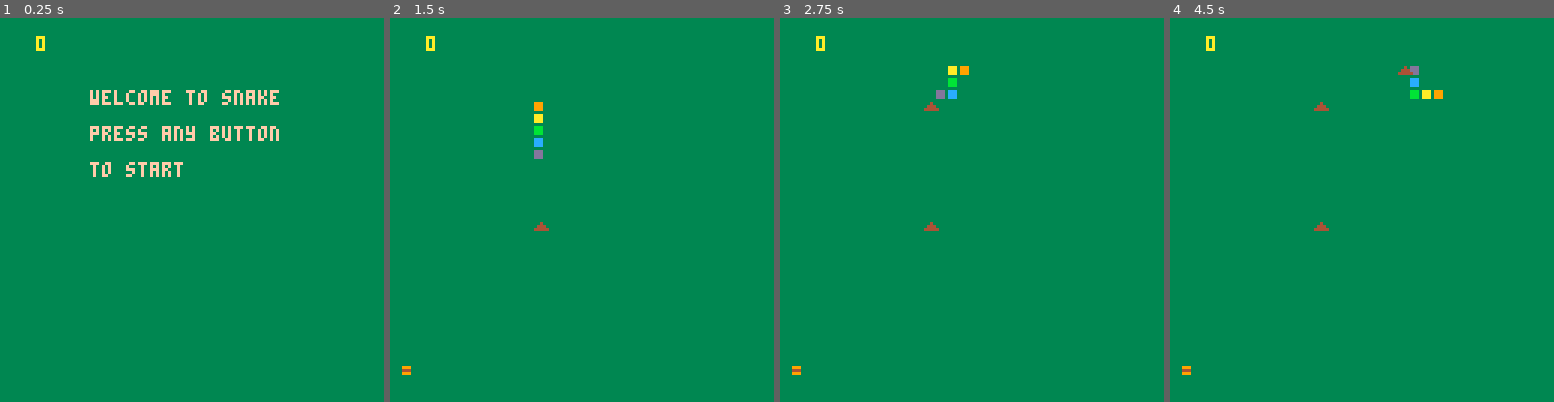
Above: before the commit, frames 1-4 (left to right).
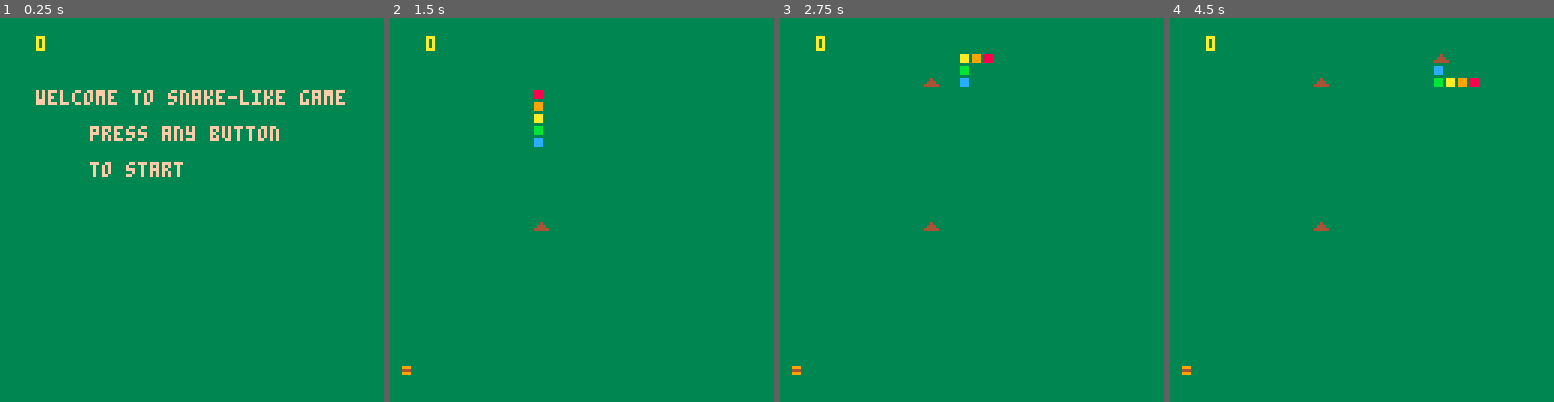
Above: after the commit, the same moments.

Repository: iain8/pico-8-games
Game: PICO-8 cartridge snek_v2.p8
Two runs of this game, one before a commit and one after it. Both use one fixed random seed, a clock stepped at 60 frames per second and the inputs below.
Inputs:
- Up to frame 1 (0.25 s): no input
- Up to frame 2 (1.5 s): tap X (X key) at 0.33, 1.07 s; tap O (Z key) at 0.7 s
- Up to frame 3 (2.75 s): hold Right 1.6-2.1 s; tap O (Z key) at 1.7, 2.1, 2.5 s; tap X (X key) at 1.85 s; hold Up 2.15-2.42 s; hold Right from 2.47 s (still down)
- Up to frame 4 (4.5 s): tap O (Z key) every 0.4 s from 2.9 to 4.1 s; tap X (X key) at 2.97, 4.08 s; release Right at 3.03 s; hold Left 3.08-3.58 s; hold Down 3.63-3.97 s; hold Right from 4.02 s (still down)

The runs differ from the first frame. In frame 1, 1.5% of the frame differs, in the area x 9-90%, y 18-23%; in frame 2, 0.1%; in frame 3, 0.6%; in frame 4, 0.8%.

Commit message:
added speed up, fixed snake colour

Diff:
--- a/snek_v2.p8
+++ b/snek_v2.p8
@@ -5,7 +5,7 @@
 body_length = 0
 unit_size = 2
 direction = 2
-speed = 0.25
+speed = 6
 frame_count = 0
 score = 0
 food = {}
@@ -45,8 +45,12 @@
       add_poop()
     end
 
-    if frame_count % 6 == 0 then
+    if frame_count % speed == 0 then
       move()
+    end
+
+    if frame_count % 600 == 0 then
+      speed -= 1
     end
 
     frame_count += 1
@@ -65,16 +69,16 @@
     print('press any button', 30, 36, 15)
     print('to restart', 30, 48, 15)
   elseif state == 0 then
-    print('welcome to snake', 30, 24, 15)
+    print('welcome to snake-like game', 12, 24, 15)
     print('press any button', 30, 36, 15)
     print('to start', 30, 48, 15)
   else
-    colour = 9
+    colour = 0
 
     for part in all(body) do
       local x = part[1] * unit_size
       local y = part[2] * unit_size
-      rectfill(x, y, x + unit_size, y + unit_size, colour)
+      rectfill(x, y, x + unit_size, y + unit_size, (colour % 5) + 8)
 
       colour += 1
     end
